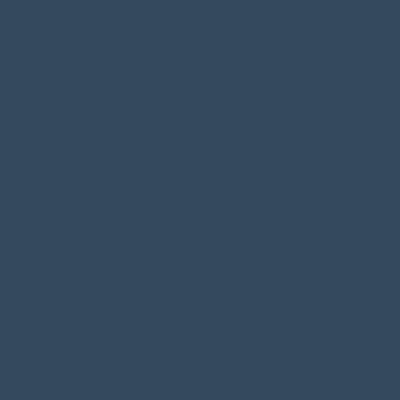
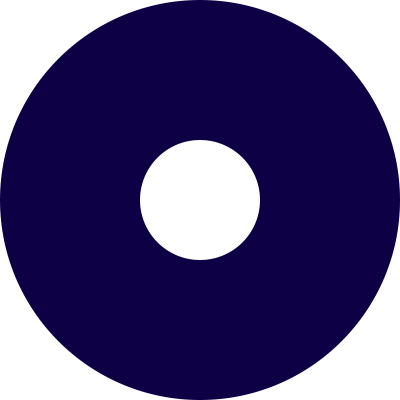
Two versions of the same layered image (400x400). Layer-by-layer changes:
removed layer "Calque 1" over bbox(0, 0, 400, 400)
added layer "Ellipse 2" above "Ellipse 1" over bbox(140, 140, 260, 260)
added layer "Ellipse 1" over bbox(0, 0, 400, 400)
